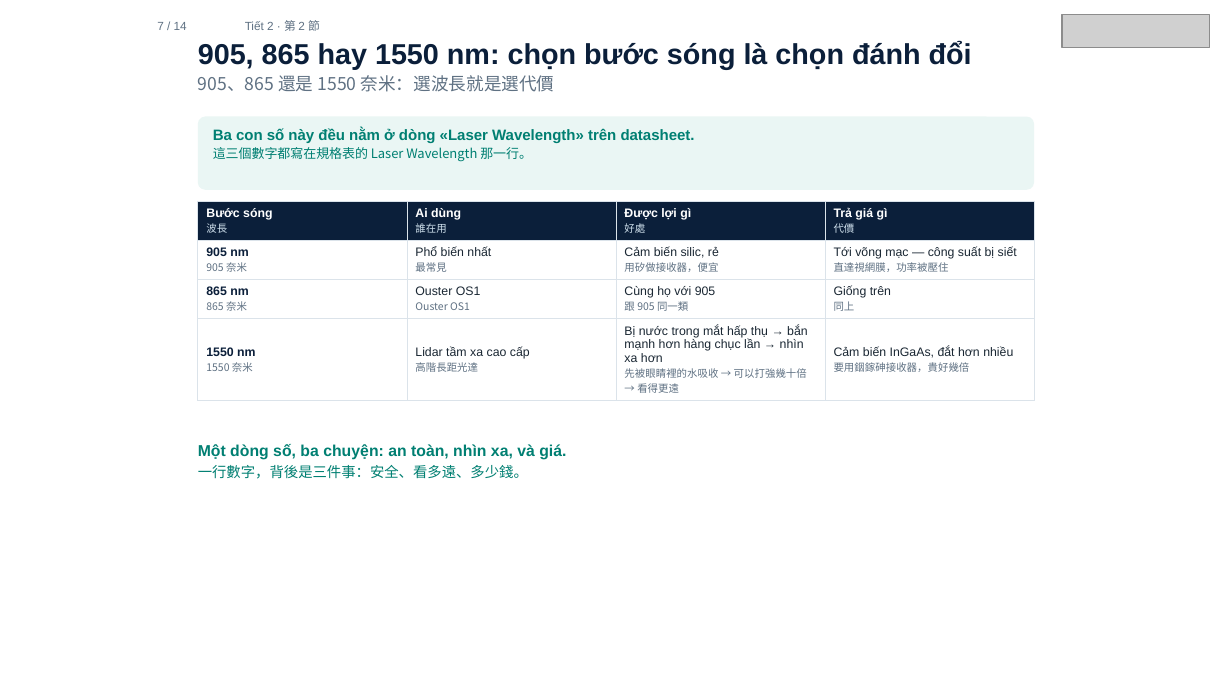
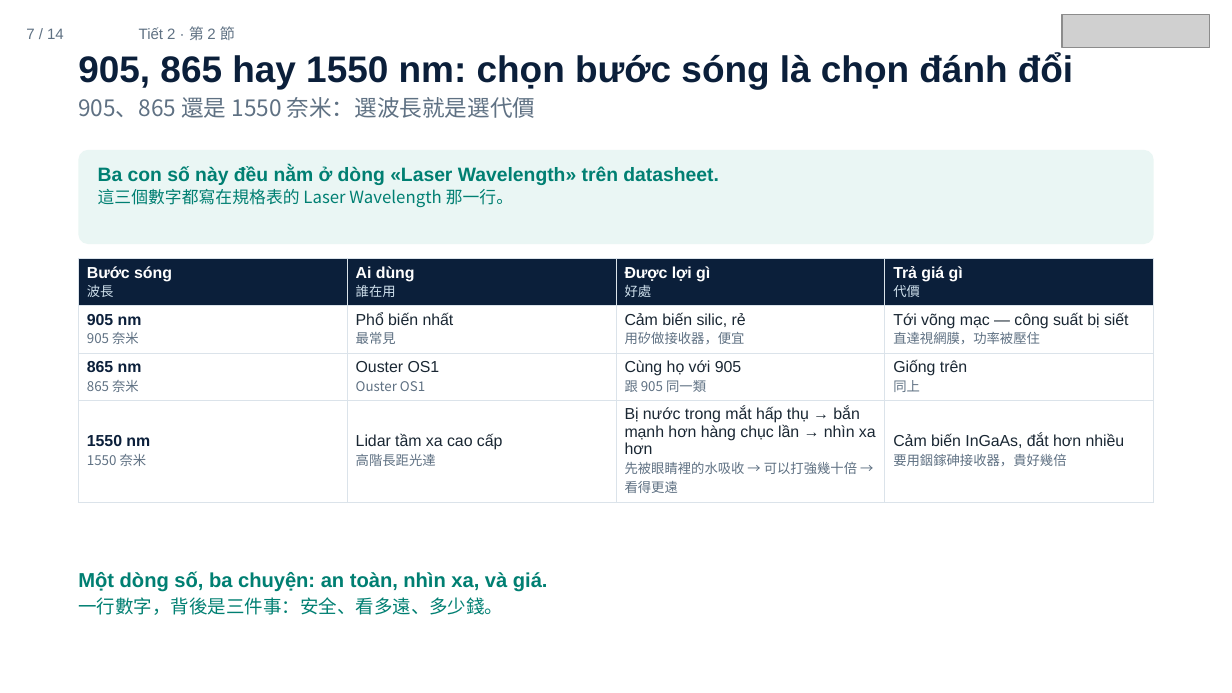
Before and after one commit to ch-neural/MITUST-Principles-of-Self-Driving-Cars, a slide deck: slide 7 of 第五週(10-08)/第五週_第2節_簡報.pptx. Drawn at 1232x693 pixels with LibreOffice and Linux fonts; fonts in the diff are those of the drawing; grey boxes stand for pictures. Boxes give left, top, right and bottom in pixels: in the first picture for what was removed or moved away, otherwise in the second. Text is boxed around its words. In the diff, an @@ line names an element or a change of style, - is before the commit and + after.

```diff
--- a/第五週(10-08)/第五週_第2節_簡報.pptx
+++ b/第五週(10-08)/第五週_第2節_簡報.pptx
@@ text "7 / 14" at (26,28,64,39): size 6.9 to 8.8 pt @@
@@ text "7 / 14": place and size @@
-text "7 / 14" at (157,22,187,30)
+text "7 / 14" at (26,28,64,39)
@@ text "Tiết 2 · 第 2 ...": place and size @@
-text "Tiết 2 · 第 2 ..." at (245,20,320,31)
+text "Tiết 2 · 第 2 ..." at (139,26,235,40)
@@ text "Tiết 2 · 第 2 ..." at (139,26,235,40): size 6.9 to 8.8 pt @@
@@ text "905, 865 hay 1550 nm: ...": place and size @@
-text "905, 865 hay 1550 nm: ..." at (198,41,972,92)
+text "905, 865 hay 1550 nm: ..." at (78,53,1073,118)
@@ text "905, 865 hay 1550 nm: ..." at (78,53,1073,118): size 16.8 to 21.6 pt in "905, 865 hay 1550 nm: chọn bước ..."; size 10.3 to 13.2 pt in "905、865 還是 1550 奈米：選波長就是選代價" @@
@@ rounded rectangle: place and size @@
-rounded rectangle at (198,117,1035,190)
+rounded rectangle at (79,150,1154,244)
@@ text "Ba con số này đều ...": place and size @@
-text "Ba con số này đều ..." at (213,128,695,162)
+text "Ba con số này đều ..." at (98,166,719,207)
@@ text "Ba con số này đều ..." at (98,166,719,207): size 8.8 to 11.3 pt in "Ba con số này đều nằm ở ..."; size 7.6 to 9.8 pt in "這三個數字都寫在規格表的 Laser Wavelength 那一行。" @@
@@ table at (79,259,1153,497) @@
@@ size 7.2 to 9.3 pt in "Bước sóng", "Ai dùng", "Được lợi gì", "Trả giá gì" and 12 more places @@
@@ size 6.1 to 7.8 pt in "波長", "誰在用", "好處", "代價" and 12 more places @@
@@ table: place and size @@
-table at (198,201,1036,397)
+table at (79,259,1153,497)
@@ text "Một dòng số, ba chuyện: ...": place and size @@
-text "Một dòng số, ba chuyện: ..." at (198,444,566,479)
+text "Một dòng số, ba chuyện: ..." at (78,571,548,615)
@@ text "Một dòng số, ba chuyện: ..." at (78,571,548,615): size 9.2 to 11.8 pt in "Một dòng số, ba chuyện: an toàn, ..."; size 8.4 to 10.8 pt in "一行數字，背後是三件事：安全、看多遠、多少錢。" @@
```
Also in this commit, not shown: 13 other slides changed, 3 other files.
